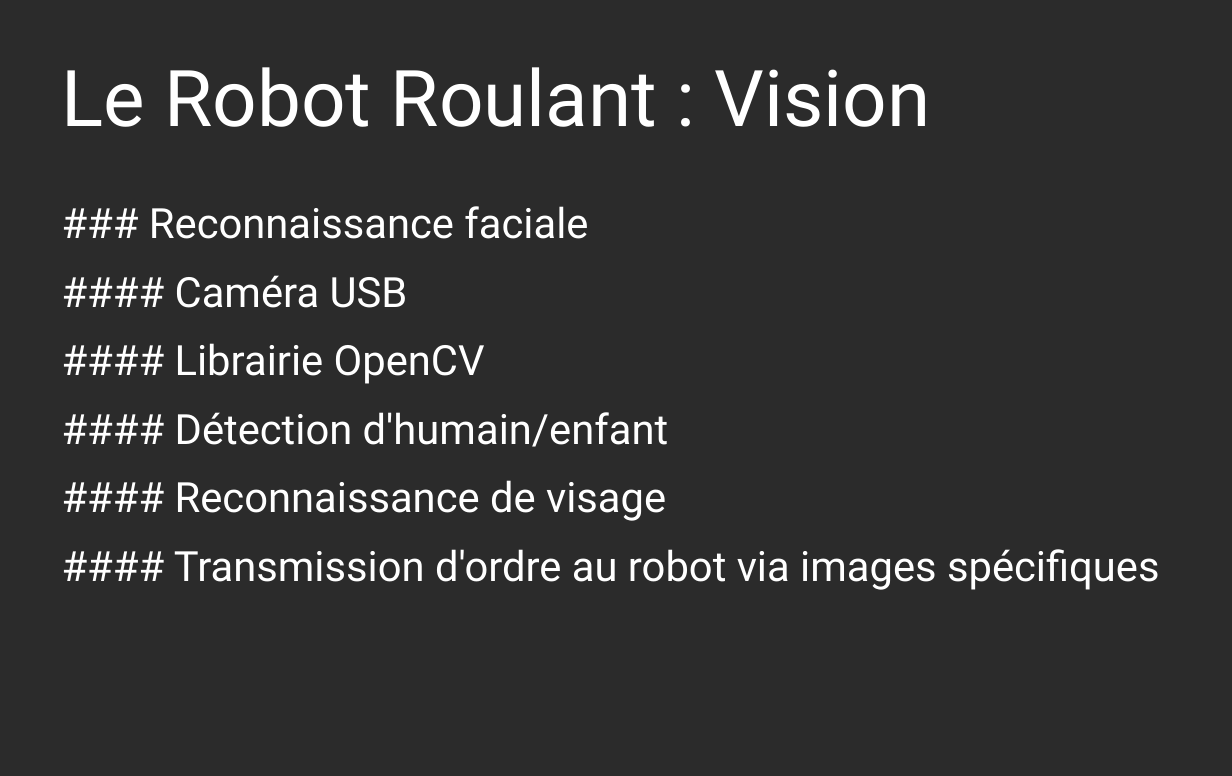
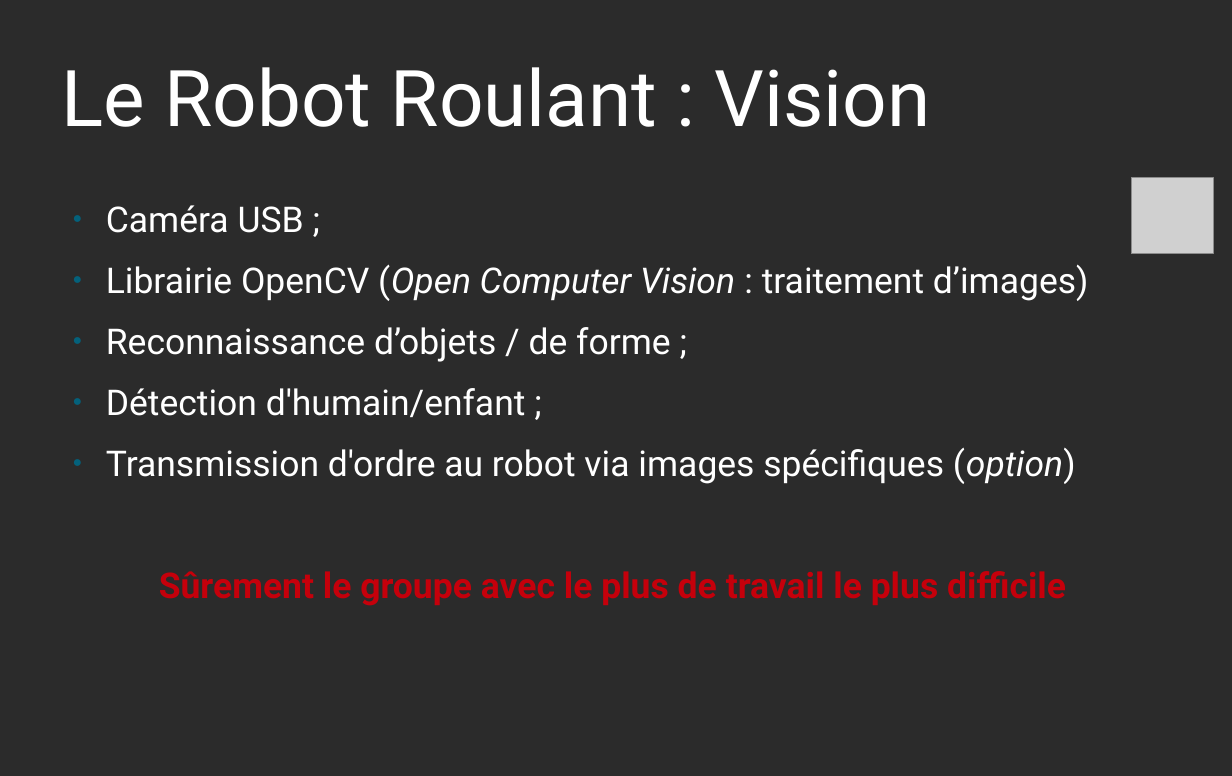
Before and after one commit to Marcussacapuces91/robot-roulant, a slide deck: slide 16 of documentation/Atelier Robot Roulant - Présentation.odp. Drawn at 1232x776 pixels with LibreOffice and Linux fonts; fonts in the diff are those of the drawing; grey boxes stand for pictures; background and template pictures are left out; a plain dark background stands for a picture behind light text. Boxes give left, top, right and bottom in pixels: in the first picture for what was removed or moved away, otherwise in the second. Text is boxed around its words. In the diff, an @@ line names an element or a change of style, - is before the commit and + after.

```diff
--- a/documentation/Atelier Robot Roulant - Présentation.odp
+++ b/documentation/Atelier Robot Roulant - Présentation.odp
@@ picture added at <box>1132,177,1214,254</box> @@
@@ text at <box>106,205,1089,606</box>: text changed; size 32 to 27.2 pt @@
-### Reconnaissance faciale
-#### Caméra USB
-#### Librairie OpenCV
-#### Détection d'humain/enfant
-#### Reconnaissance de visage
-#### Transmission d'ordre au robot via images spécifiques
+● Caméra USB ;
+● Librairie OpenCV (Open Computer Vision : traitement d’images)
+● Reconnaissance d’objets / de forme ;
+● Détection d'humain/enfant ;
+● Transmission d'ordre au robot via images spécifiques (option)
+Sûrement le groupe avec le plus de travail le plus difficile
```
Also in this commit, not shown: 3 other slides changed, 2 other files.
